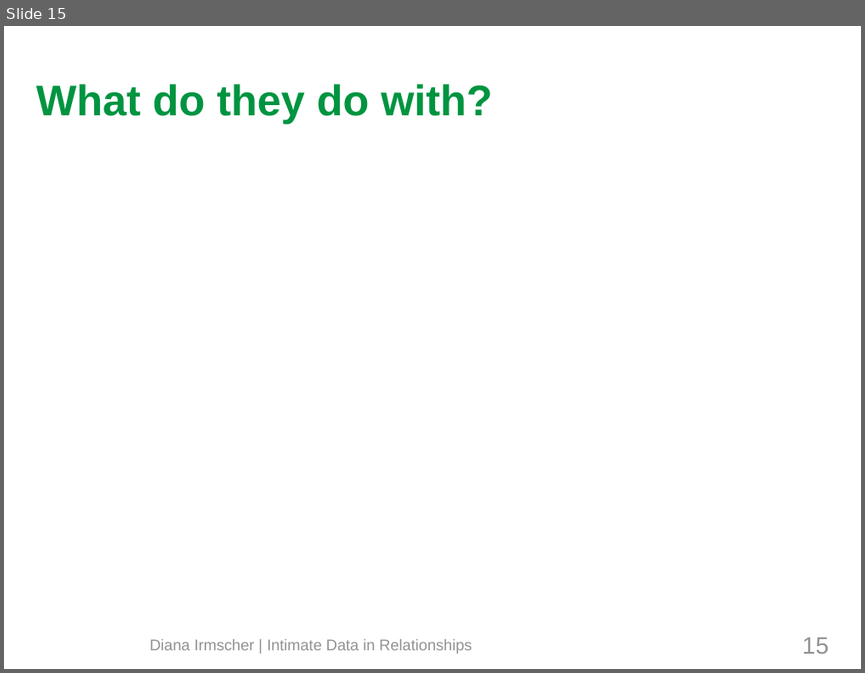
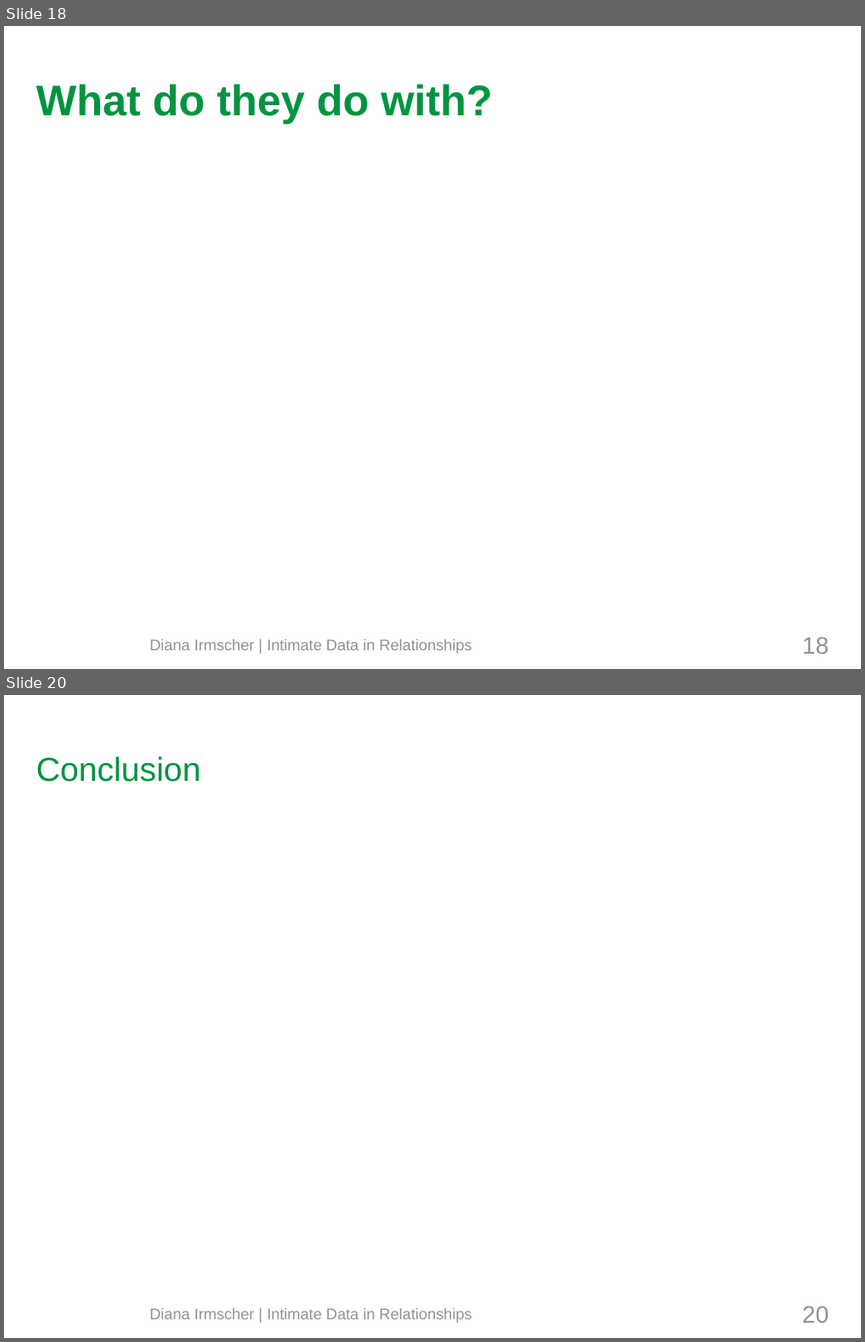
Before and after one commit to mieztatz/advanced_seminar_media_informatics, a slide deck: slides/final_presentation_irmscher.odp. Shown one above the other, each under a label of ours: slide 15 before the commit, slides 18 and 20 after it; the slides between them are not shown. The pictures are 865x673 and 865x1342 pixels, drawn with LibreOffice and Linux fonts; fonts in the diff are those of the drawing; background and template pictures are left out. Boxes give left, top, right and bottom in pixels: in the first picture for what was removed or moved away, otherwise in the second. Text is boxed around its words. In the diff, an @@ line names an element or a change of style, - is before the commit and + after.

```diff
--- a/slides/final_presentation_irmscher.odp
+++ b/slides/final_presentation_irmscher.odp
@@ slide 20 added at (x1=4, y1=695, x2=861, y2=1338), background #FFFFFF @@
@@ title added at (x1=36, y1=756, x2=201, y2=782), 28 pt, text #009440 @@
+Conclusion
@@ page number added at (x1=802, y1=1305, x2=828, y2=1322), 20 pt, text #919191 @@
+20
@@ text added at (x1=149, y1=1308, x2=472, y2=1322), 13 pt, text #919191 @@
+Diana Irmscher | Intimate Data in Relationships
@@ what was slide 15 is now slide 18 @@
@@ page number at (x1=802, y1=636, x2=828, y2=653): text changed @@
-15
+18
```
Also in this commit, not shown: 3 other slides added, 1 other file.
